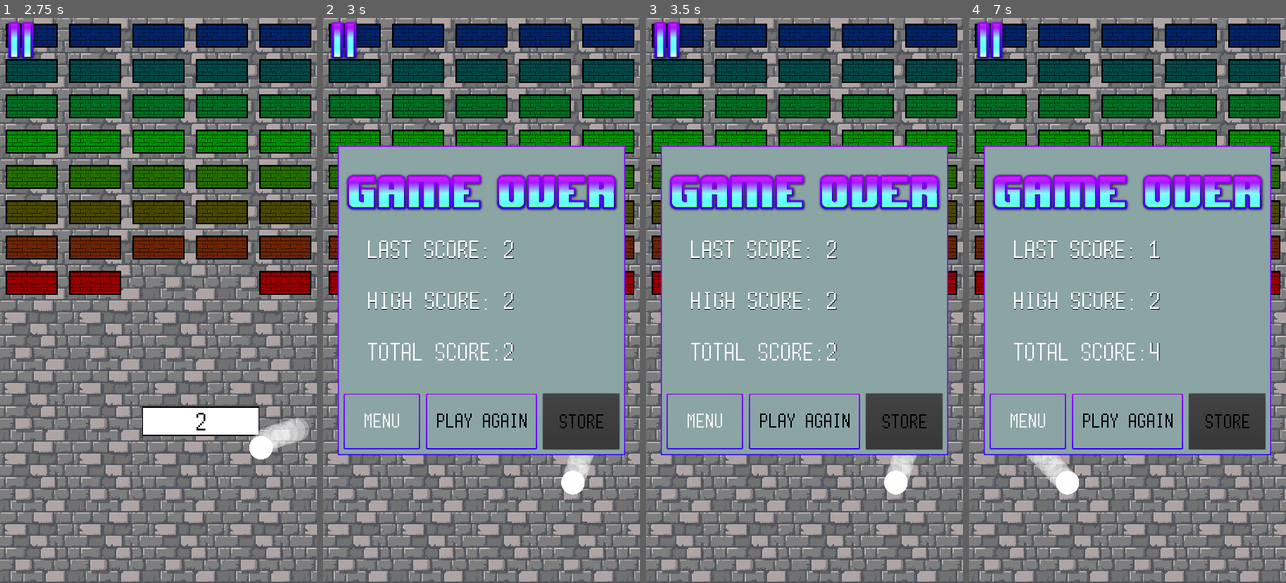
Above: before the commit, frames 1-4 (left to right).
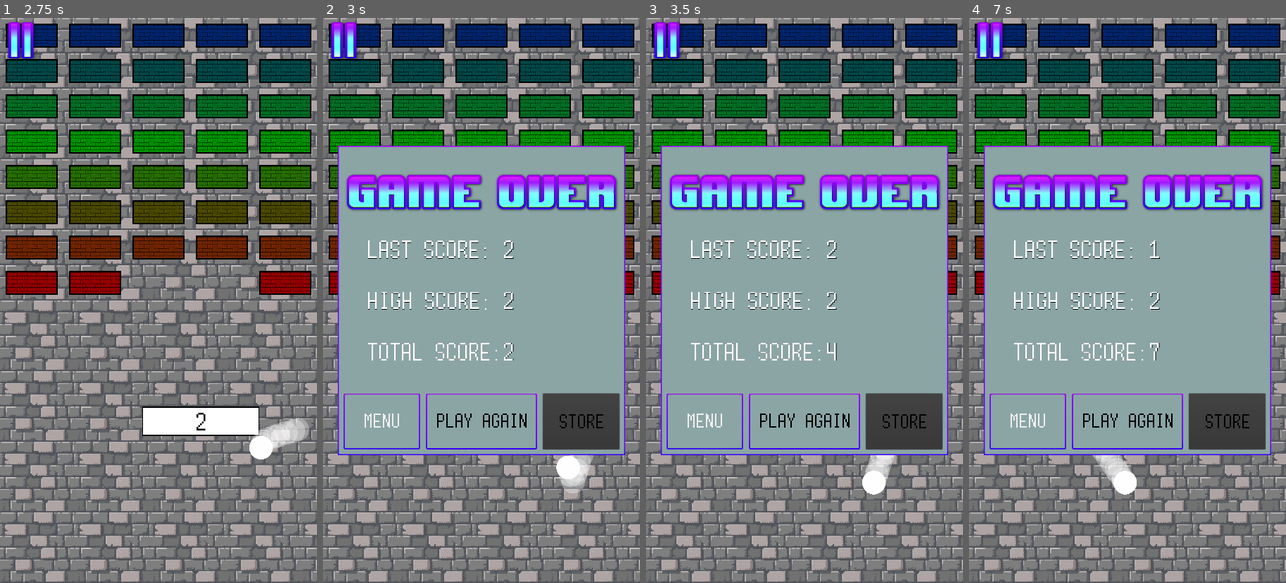
Above: after the commit, the same moments.

Repository: Thallium204/Breakout
Game: Godot game, scene res://Scenes/Menu.tscn
Two runs of this game, one before a commit and one after it. Both use one fixed random seed, a clock stepped at 60 frames per second and the inputs below. Sound files missing from this copy of the repository are replaced by a short silence.
Inputs (mouse positions are in pixels of both pictures, inside the frame that each line leads up to):
- Up to frame 1 (2.75 s): click "Play" at 0.5 s; move the mouse to (228, 272) at 1.27 s; click (228, 272) at 1.42 s; drag from (95, 328) to (142, 413) at 2.02 s
- Up to frame 2 (3 s): move the mouse to (513, 176) at 2.77 s; click (513, 176) at 2.92 s
- Up to frame 3 (3.5 s): no input
- Up to frame 4 (7 s): click "play again" at 3.5 s; drag from (1111, 413) to (1032, 215) at 4.27 s; click "play again" at 5 s; move the mouse to (1222, 385) at 5.77 s; click (1222, 385) at 5.92 s; drag from (1032, 215) to (1079, 159) at 6.52 s

Frame 1 is identical in both runs. In frame 2, 0.4% of the frame differs, in the area x 73-86%, y 77-85%; in frame 3, 1.0%; in frame 4, 1.2%, in the area x 18-61%, y 57-85%.

Commit message:
fixed pausing

Diff:
--- a/Scenes/Game.tscn
+++ b/Scenes/Game.tscn
@@ -589,6 +589,7 @@
 
 [node name="popupPaused" type="Popup" parent="."]
 pause_mode = 2
+visible = true
 anchor_right = 1.0
 anchor_bottom = 1.0
 script = ExtResource( 12 )
@@ -599,6 +600,7 @@
 [node name="colorPause" type="ColorRect" parent="popupPaused"]
 anchor_right = 1.0
 anchor_bottom = 1.0
+mouse_filter = 2
 color = Color( 0, 0, 0, 0.431373 )
 __meta__ = {
 "_edit_use_anchors_": false
--- a/Scripts/Game.gd
+++ b/Scripts/Game.gd
@@ -63,16 +63,7 @@
 		colorArray.append(Color(0 + i * incr, 0, 1 - i * incr)) #adds color gradient (blue)
 
 
-
-
-
-
-
-
-
-
-
 func _on_texPauseButton_gui_input(event):
 	if event is InputEventScreenTouch:
+		get_tree().paused = true
 		get_node("popupPaused").popup_centered()
-		get_tree().paused = true
--- a/Scripts/popupPaused.gd
+++ b/Scripts/popupPaused.gd
@@ -1 +1,11 @@
 extends Popup
+
+
+func _input(event):
+
+	if event is InputEventScreenTouch:
+
+		if event.pressed == true:
+
+			get_tree().paused = false
+			hide()
Not shown: 2 places in Scenes/Game.tscn that only renumber resources
Not shown: 2 places in Themes/themeMenu.tres that only renumber resources
